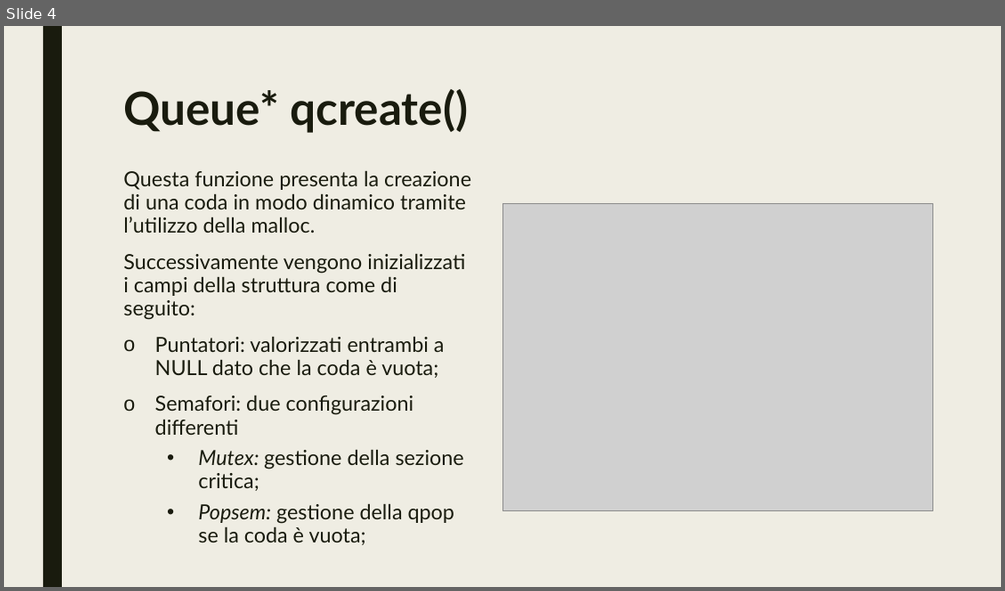
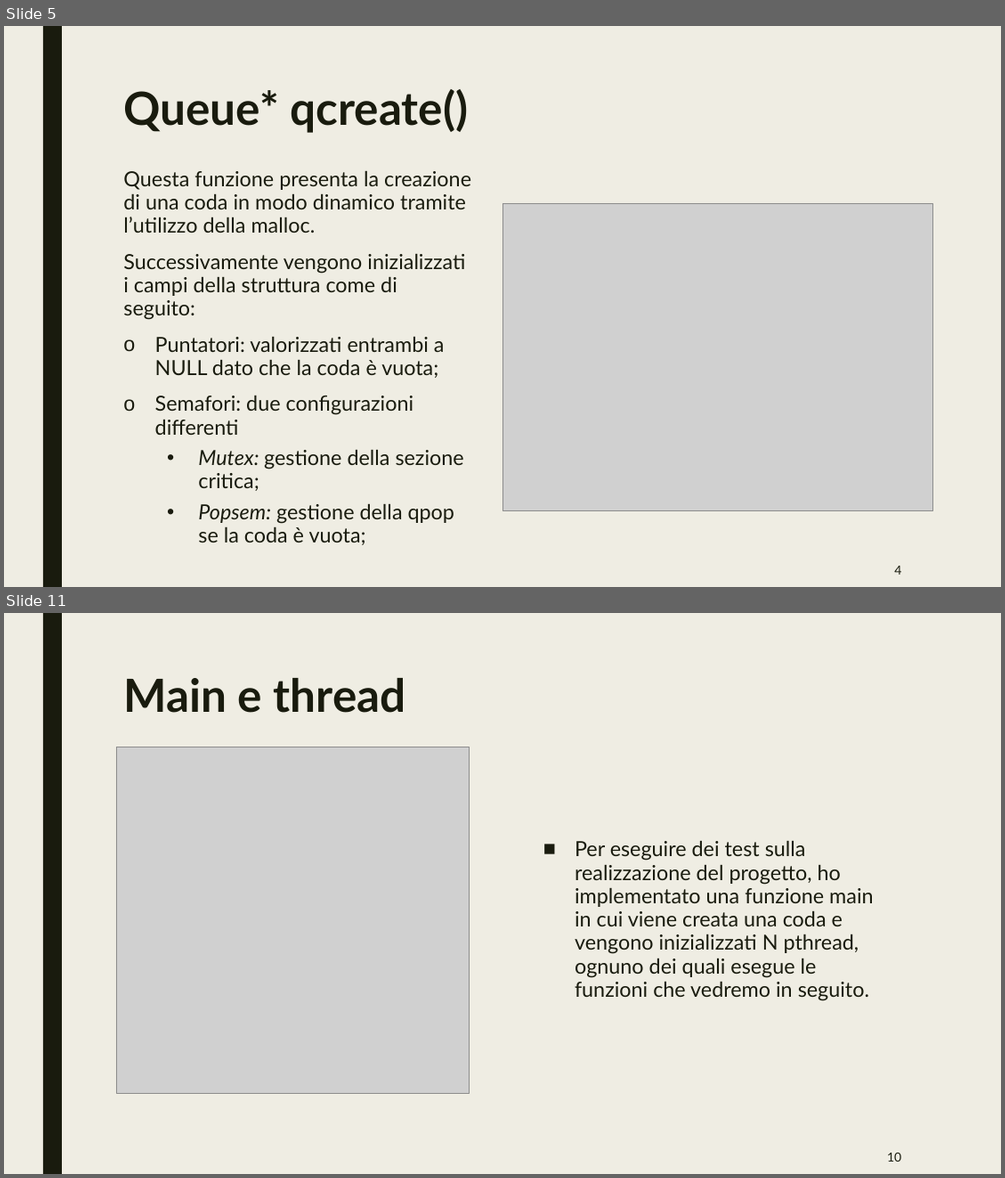
Before and after one commit to mleone21/RTES-Project, a slide deck: Presentazione progetto rtes.pptx. Shown one above the other, each under a label of ours: slide 4 before the commit, slides 5 and 11 after it; the slides between them are not shown. The pictures are 1005x591 and 1005x1178 pixels, drawn with LibreOffice and Linux fonts; fonts in the diff are those of the drawing; grey boxes stand for pictures. Boxes give left, top, right and bottom in pixels: in the first picture for what was removed or moved away, otherwise in the second. Text is boxed around its words. In the diff, an @@ line names an element or a change of style, - is before the commit and + after.

```diff
--- a/Presentazione progetto rtes.pptx
+++ b/Presentazione progetto rtes.pptx
@@ slide 11 added at bbox=[4, 613, 1001, 1174], background #EFEDE3; not listed: 1 template element that a slide beside it also shows @@
@@ title added at bbox=[123, 678, 406, 713], 44 pt, text #191B0E, bold @@
+Main e thread
@@ picture added at bbox=[116, 747, 469, 1093] @@
@@ text added at bbox=[574, 840, 873, 1001], 20 pt, text #191B0E @@
+■ Per eseguire dei test sulla realizzazione del progetto, ho implementato una funzione main in cui viene creata una coda e vengono inizializzati N pthread, ognuno dei quali esegue le funzioni che vedremo in seguito.
@@ page number added at bbox=[887, 1152, 901, 1161], 12 pt, text #191B0E @@
+10
@@ what was slide 4 is now slide 5 @@
@@ slide 5 changed as well @@
@@ page number added at bbox=[894, 565, 901, 574], 12 pt, text #191B0E @@
+4
```
Also in this commit, not shown: 3 other slides changed, 12 other slides added, 9 slides removed.
